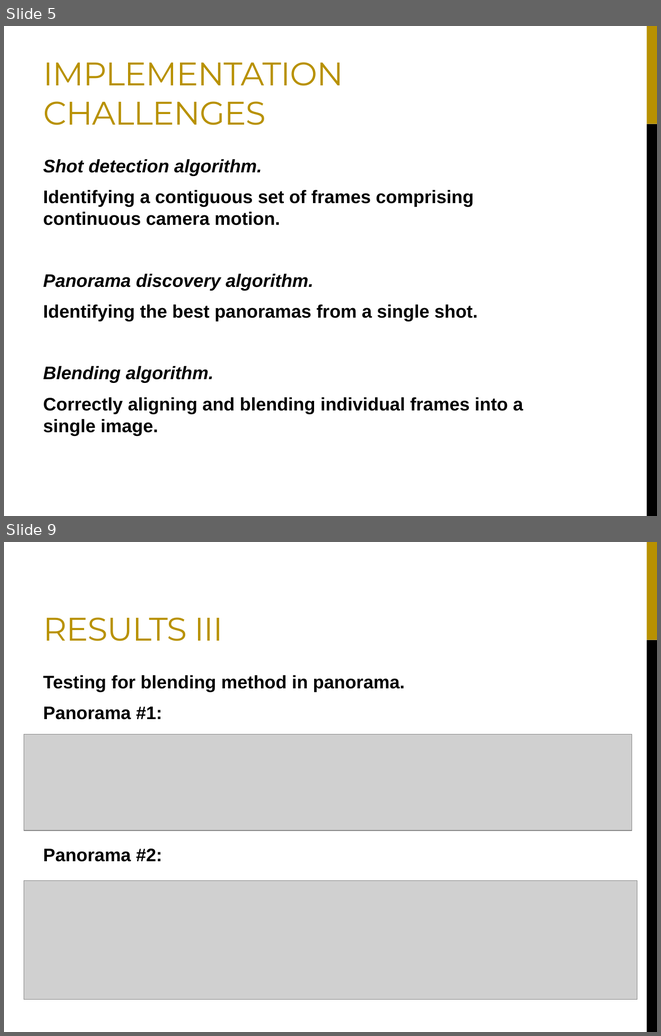
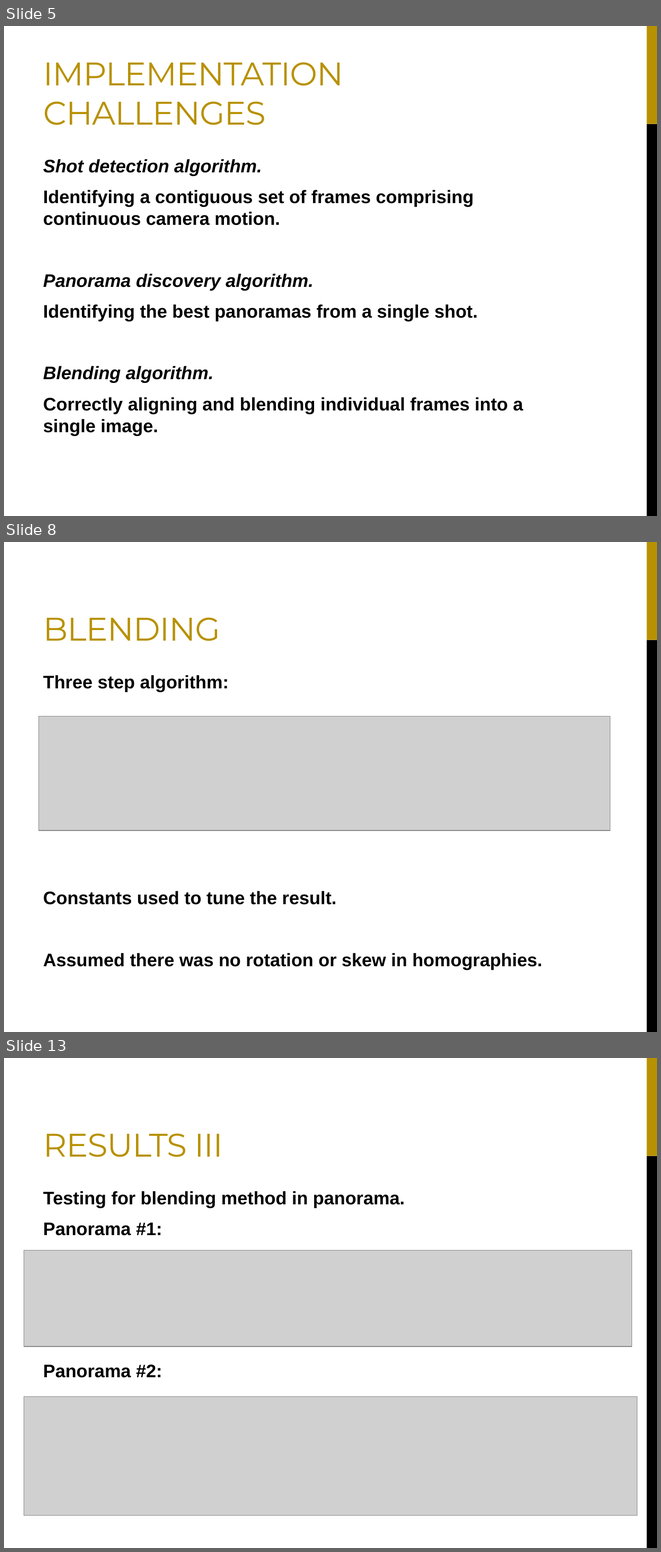
Before and after one commit to apoorvab/VideoPanoramaMaker, a slide deck: Documentation/final_presentation.pptx. Shown one above the other, each under a label of ours: slides 5 and 9 before the commit, slides 5, 8 and 13 after it; the slides between them are not shown. The pictures are 661x1036 and 661x1552 pixels, drawn with LibreOffice and Linux fonts; fonts in the diff are those of the drawing; grey boxes stand for pictures. Boxes give left, top, right and bottom in pixels: in the first picture for what was removed or moved away, otherwise in the second. Text is boxed around its words. In the diff, an @@ line names an element or a change of style, - is before the commit and + after.

```diff
--- a/Documentation/final_presentation.pptx
+++ b/Documentation/final_presentation.pptx
@@ slide 8 added at box(4, 542, 657, 1032), background #FFFFFF; not listed: 2 template elements that a slide beside it also shows @@
@@ title added at box(43, 617, 220, 641), 36 pt, text #B89101 @@
+BLENDING
@@ text added at box(43, 675, 542, 969), 20 pt, text #000000, bold @@
+Three step algorithm:
+Constants used to tune the result.
+Assumed there was no rotation or skew in homographies.
@@ picture added at box(38, 716, 610, 831) @@
@@ what was slide 9 is now slide 13 @@
```
Also in this commit, not shown: 4 slides changed, 3 other slides added.
